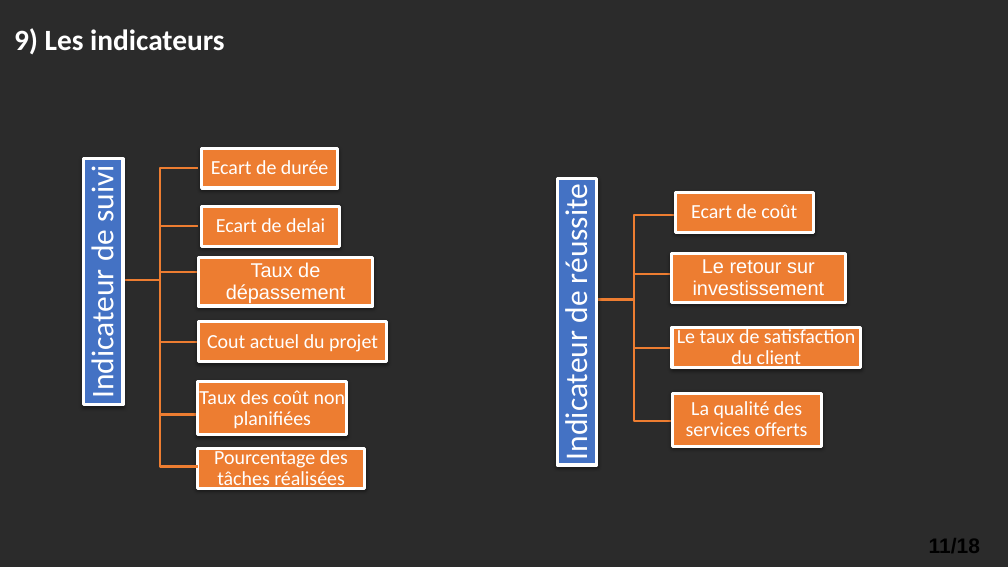
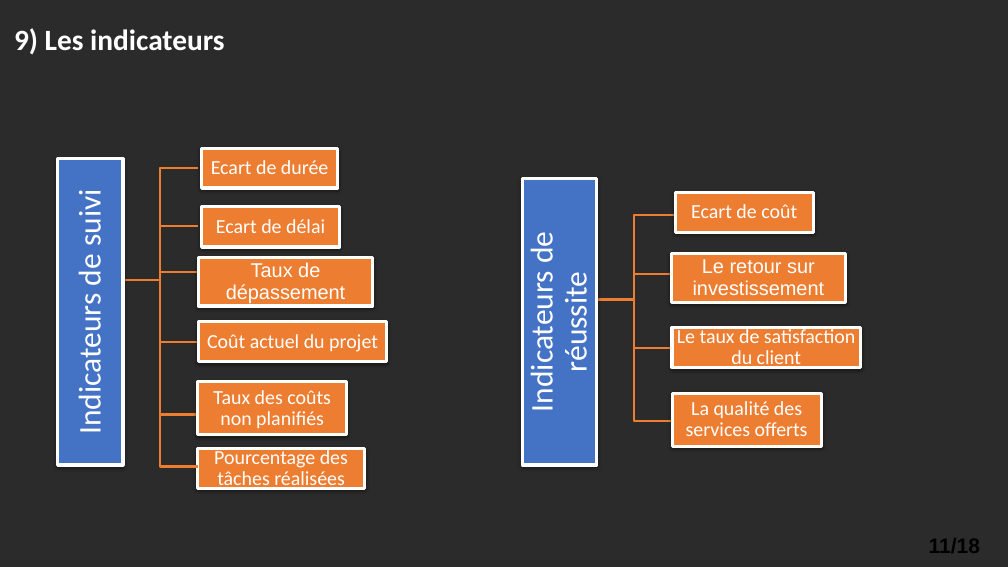
Before and after one commit to Sag64/PFR, a slide deck: slide 11 of Livrable1/Présentationpfr final.pptx. Drawn at 1008x567 pixels with LibreOffice and Linux fonts; fonts in the diff are those of the drawing; background and template pictures are left out; a plain dark background stands for a picture behind light text. Boxes give left, top, right and bottom in pixels: in the first picture for what was removed or moved away, otherwise in the second. Text is boxed around its words. In the diff, an @@ line names an element or a change of style, - is before the commit and + after.

```diff
--- a/Livrable1/Présentationpfr final.pptx
+++ b/Livrable1/Présentationpfr final.pptx
@@ rectangle "Indicateurs de suivi": place and size @@
-rectangle "Indicateurs de suivi" at bbox=[84, 159, 123, 405]
+rectangle "Indicateurs de suivi" at bbox=[57, 159, 123, 465]
@@ rectangle "Indicateurs de réussite": place and size @@
-rectangle "Indicateurs de réussite" at bbox=[558, 179, 597, 465]
+rectangle "Indicateurs de réussite" at bbox=[523, 178, 597, 465]
@@ text in rectangle at bbox=[71, 194, 109, 430]: text changed @@
-Indicateur de suivi
+Indicateurs de suivi
@@ text in rectangle at bbox=[216, 219, 325, 233]: text changed @@
-Ecart de delai
+Ecart de délai
@@ text in rectangle at bbox=[523, 235, 595, 408]: text changed @@
-Indicateur de réussite
+Indicateurs de réussite
@@ text in rectangle at bbox=[207, 334, 378, 352]: text changed @@
-Cout actuel du projet
+Coût actuel du projet
@@ text in rectangle at bbox=[213, 390, 331, 429]: text changed @@
-Taux des coût non planifiées
+Taux des coûts non planifiés
```
Also in this commit, not shown: 5 other slides changed.
